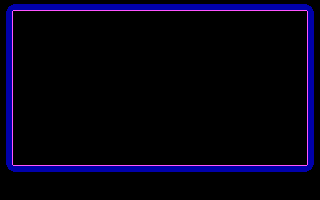
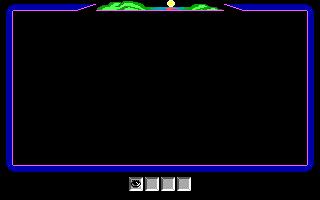
Revision of a layered 320 × 200 image; what changed, layer by layer:
added layer "Test" above "Palette" over (x1=96, y1=0, x2=224, y2=191)
added layer "Test #1" above "Lines" over (x1=78, y1=2, x2=242, y2=11)
